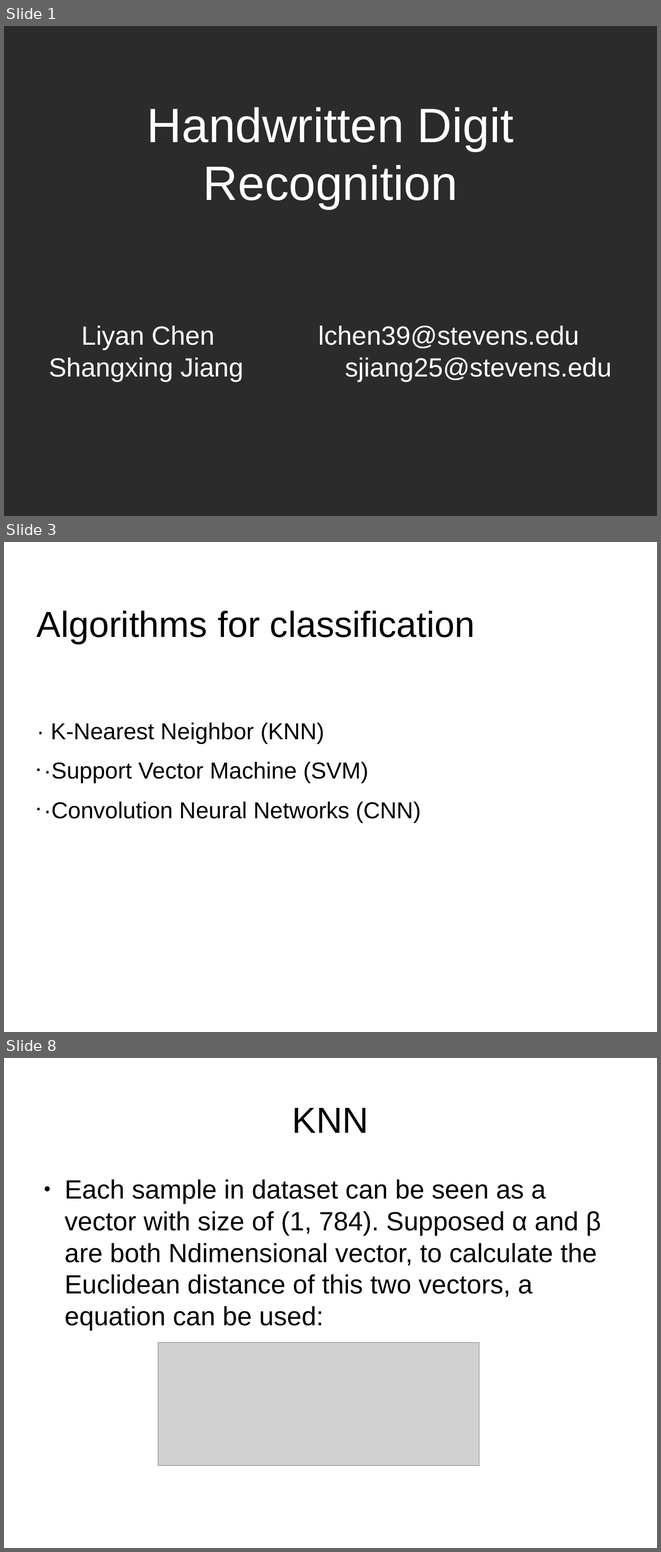
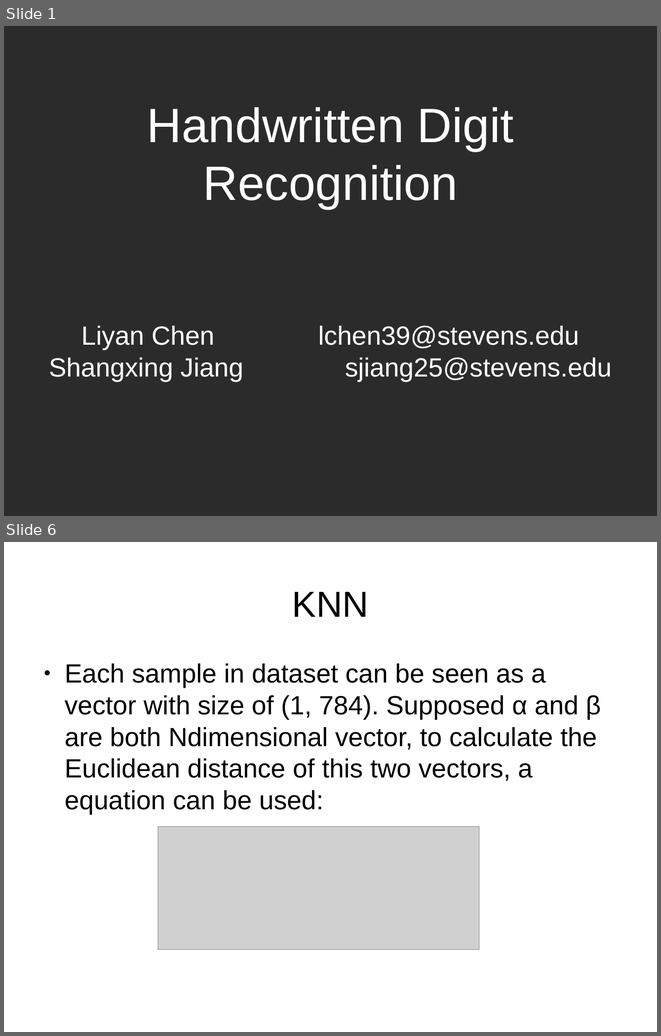
Before and after one commit to jsxcool/DigitRecognize, a slide deck: 695ppt 1.pptx. Shown one above the other, each under a label of ours: slides 1, 3 and 8 before the commit, slides 1 and 6 after it; the slides between them are not shown. The pictures are 661x1552 and 661x1036 pixels, drawn with LibreOffice and Linux fonts; fonts in the diff are those of the drawing; grey boxes stand for pictures; background and template pictures are left out; a plain dark background stands for a picture behind light text. Boxes give left, top, right and bottom in pixels: in the first picture for what was removed or moved away, otherwise in the second. Text is boxed around its words. In the diff, an @@ line names an element or a change of style, - is before the commit and + after.

```diff
--- a/695ppt 1.pptx
+++ b/695ppt 1.pptx
@@ slide 3 removed at (4, 542, 657, 1032), background picture (left out) @@
@@ title removed at (37, 610, 475, 643) @@
-Algorithms for classification
@@ subtitle removed at (44, 722, 421, 823) @@
-· K-Nearest Neighbor (KNN)
-• ·Support Vector Machine (SVM)
-• ·Convolution Neural Networks (CNN)
@@ what was slide 8 is now slide 6 @@
```
Also in this commit, not shown: 7 slides changed, 3 slides added, 2 other slides removed, 3 other files.
